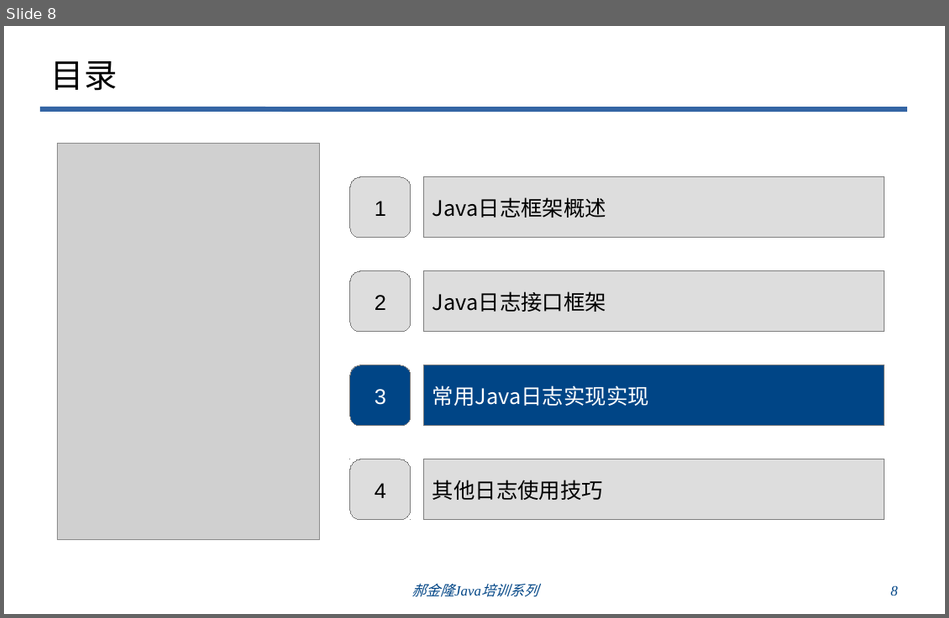
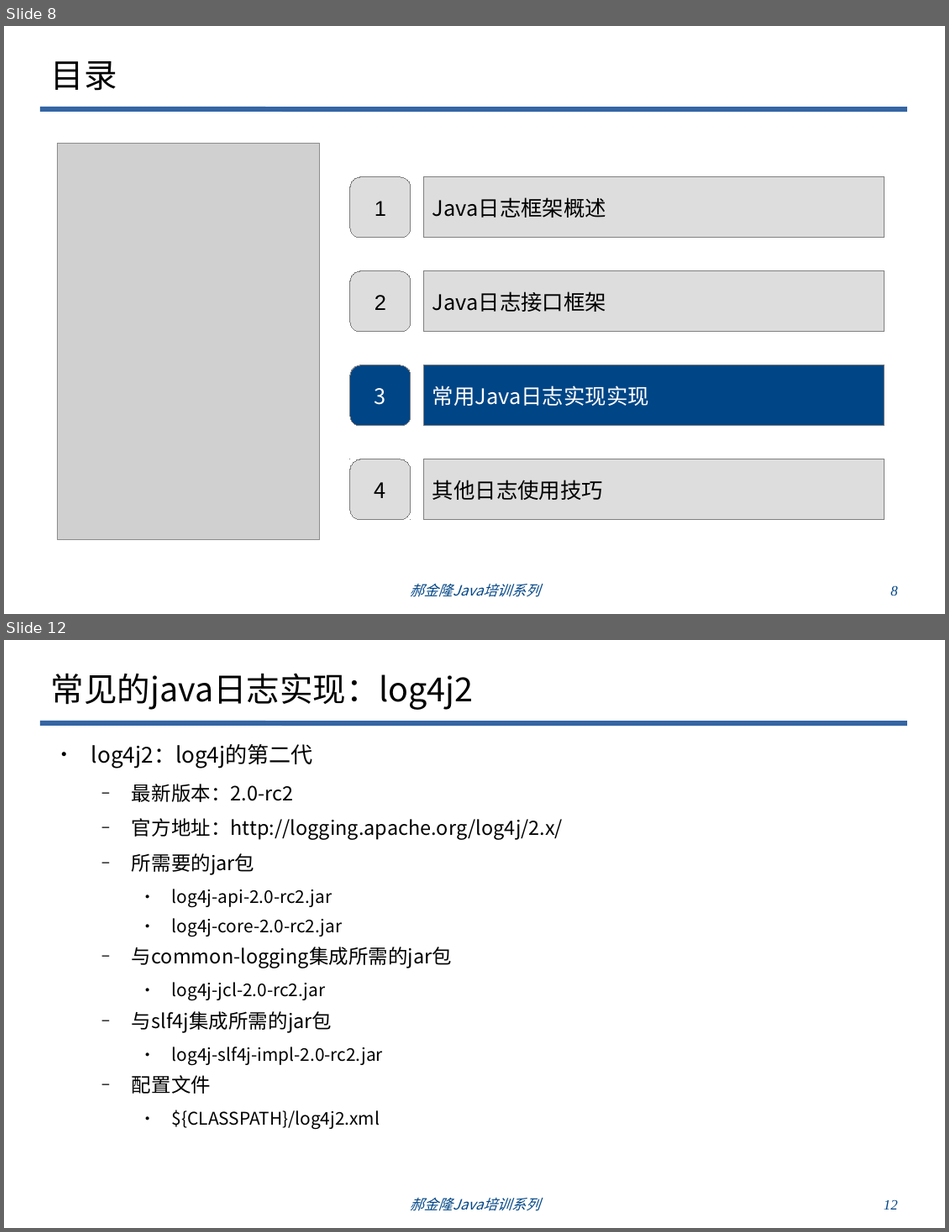
Before and after one commit to haojinlong/trainning, a slide deck: doc/odp/郝金隆Java编程技巧培训之一：Java日志框架.odp. Shown one above the other, each under a label of ours: slide 8 before the commit, slides 8 and 12 after it; the slides between them are not shown. The pictures are 949x618 and 949x1232 pixels, drawn with LibreOffice and Linux fonts; fonts in the diff are those of the drawing; grey boxes stand for pictures; background and template pictures are left out. Boxes give left, top, right and bottom in pixels: in the first picture for what was removed or moved away, otherwise in the second. Text is boxed around its words. In the diff, an @@ line names an element or a change of style, - is before the commit and + after.

```diff
--- a/doc/odp/郝金隆Java编程技巧培训之一：Java日志框架.odp
+++ b/doc/odp/郝金隆Java编程技巧培训之一：Java日志框架.odp
@@ slide 12 added at (4,640,945,1228), background #FFFFFF; not listed: 1 template element that a slide beside it also shows @@
@@ title added at (51,673,474,710), 28 pt, text #000000 @@
+常见的java日志实现：log4j2
@@ text added at (91,744,563,1130), 14.8 pt, text #000000 @@
+● log4j2：log4j的第二代
+  − 最新版本：2.0-rc2
+  − 官方地址：http://logging.apache.org/log4j/2.x/
+  − 所需要的jar包
+    ● log4j-api-2.0-rc2.jar
+    ● log4j-core-2.0-rc2.jar
+  − 与common-logging集成所需的jar包
+    ● log4j-jcl-2.0-rc2.jar
+  − 与slf4j集成所需的jar包
+    ● log4j-slf4j-impl-2.0-rc2.jar
+  − 配置文件
+    ● ${CLASSPATH}/log4j2.xml
@@ text added at (410,1197,540,1211), 12 pt, text #004586, italic @@
+郝金隆Java培训系列
@@ page number added at (883,1199,898,1210), 12 pt, text #004586, italic @@
+12
@@ slide 8 changed as well @@
@@ rounded rectangle "3" at (351,366,411,427): font Arial to Noto Sans CJK SC @@
@@ freeform shape "4" at (351,459,411,520): font Arial to Noto Sans CJK SC @@
@@ text "郝金隆Java培训系列" at (410,583,540,597): font Times New Roman to Noto Sans CJK SC @@
```
Also in this commit, not shown: 7 other slides changed, 8 other slides added, 6 other files.
